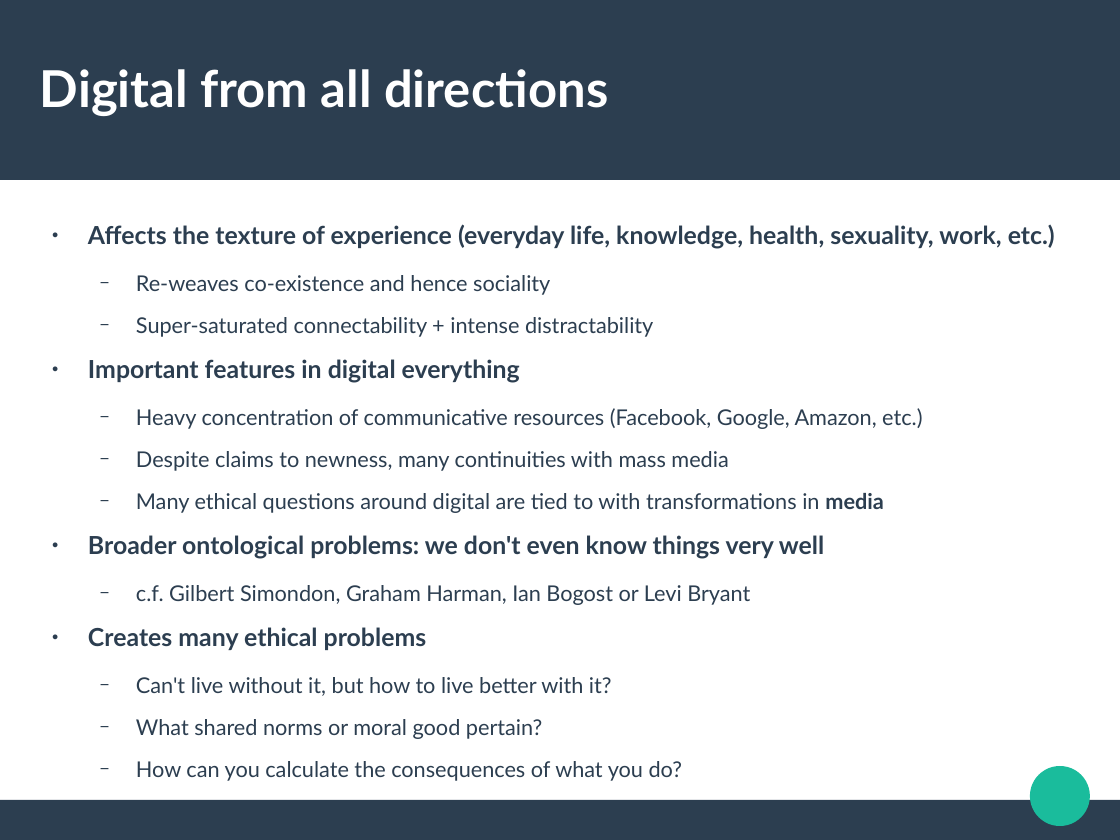
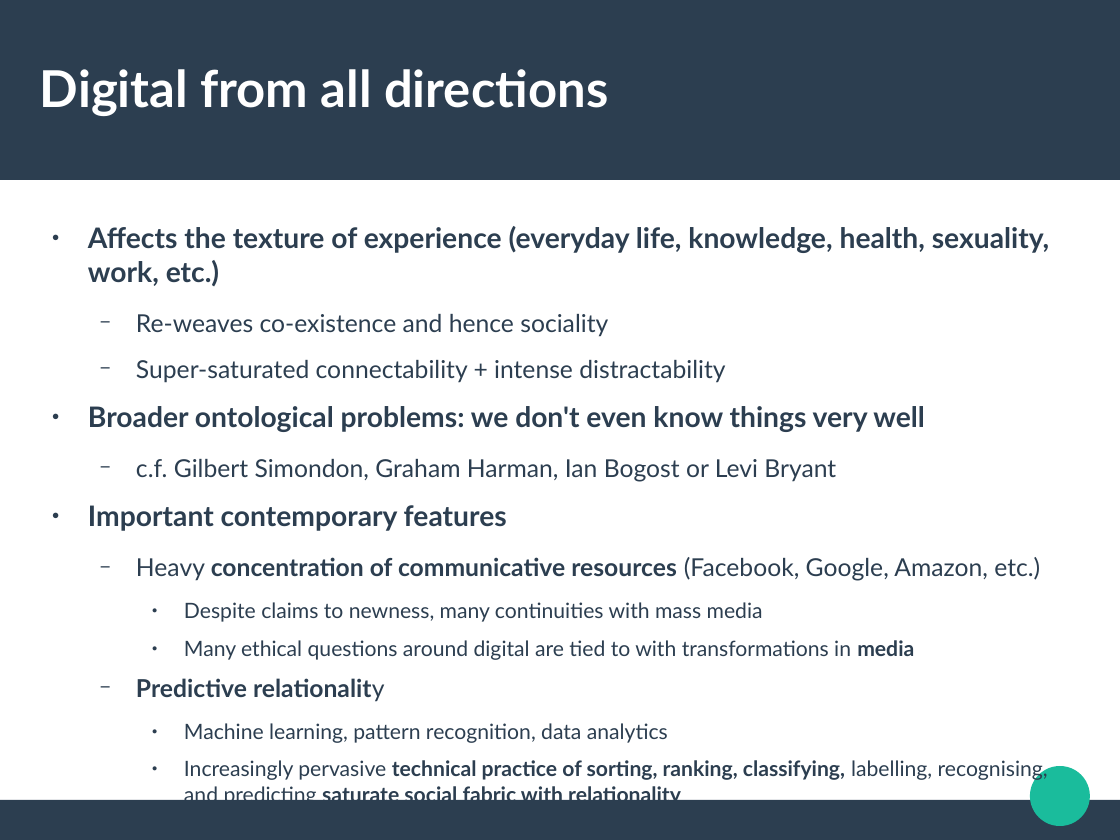
Before and after one commit to rian39/digital_ethics, a slide deck: slide 5 of digital_ethics_slides.odp (slide 4 before the commit). Drawn at 1120x840 pixels with LibreOffice and Linux fonts; fonts in the diff are those of the drawing. Boxes give left, top, right and bottom in pixels: in the first picture for what was removed or moved away, otherwise in the second. Text is boxed around its words. In the diff, an @@ line names an element or a change of style, - is before the commit and + after.

```diff
--- a/digital_ethics_slides.odp
+++ b/digital_ethics_slides.odp
@@ text at (88, 226, 1050, 660): size 17.6 to 20 pt in "Affects the texture of experience (everyday life, ..."; size 15.4 to 17.5 pt in "Re-weaves co-existence and hence sociality", "Super-saturated connectability + intense distractability", "Heavy concentration of communicative resources (Facebook, Go ..."; bold on in "concentration of communicative resources"; size 15.4 to 15 pt in "Despite claims to newness, many continuities with ...", "Many ethical questions around digital are tied ..."; bullet − to ●; list level 2 to 3 in "Despite claims to newness, many ..."; list level 2 to 3 in "Many ethical questions around digital ..." @@
@@ text at (88, 406, 925, 531): text changed; size 17.6 to 20 pt @@
-● Important features in digital everything
+● Broader ontological problems: we don't even know things very well
+  − c.f. Gilbert Simondon, Graham Harman, Ian Bogost or Levi Bryant
+● Important contemporary features
@@ text at (136, 678, 1048, 781): text changed; size 15.4 to 15 pt; bold on @@
-● Broader ontological problems: we don't even know things very well
-  − c.f. Gilbert Simondon, Graham Harman, Ian Bogost or Levi Bryant
-● Creates many ethical problems
-  − Can't live without it, but how to live better with it?
-  − What shared norms or moral good pertain?
-  − How can you calculate the consequences of what you do?
+  − Predictive relationality
+    ● Machine learning, pattern recognition, data analytics
+    ● Increasingly pervasive technical practice of sorting, ranking, classifying, labelling, recognising, and predicting saturate social fabric with relationality
```
Also in this commit, not shown: 10 other slides changed, 8 slides added, 2 slides removed.
